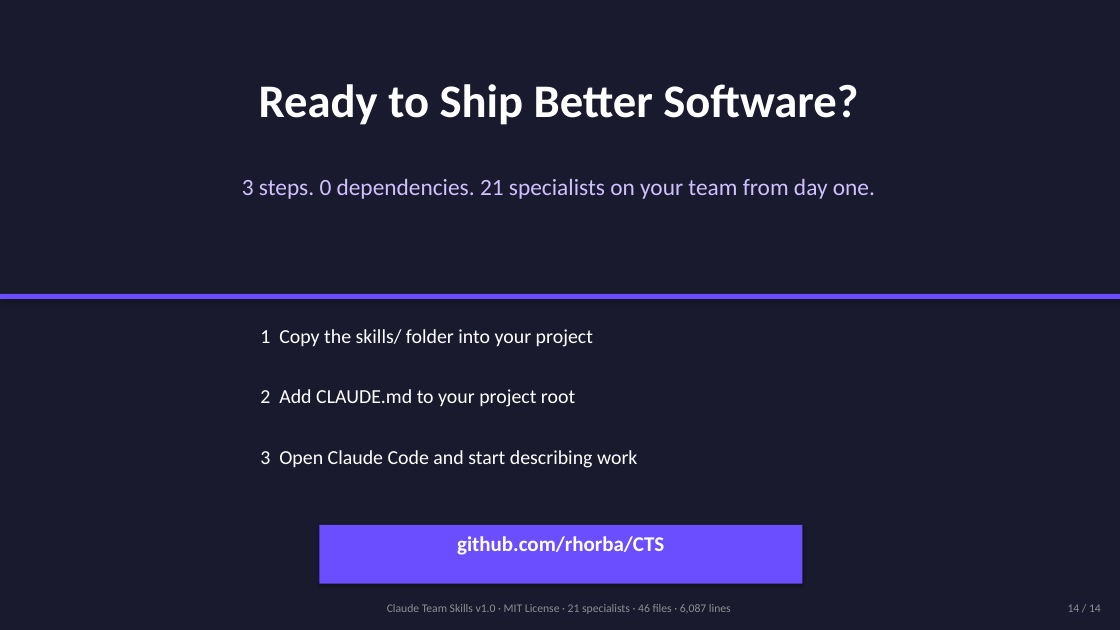
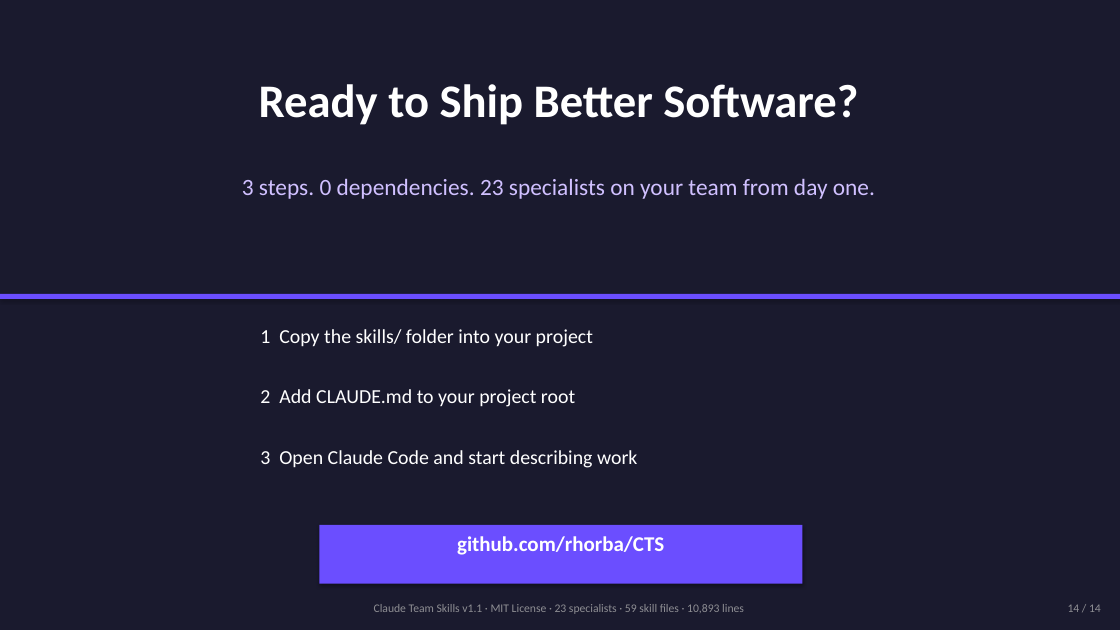
Before and after one commit to rhorba/CTS, a slide deck: slide 14 of claude-team-skills-pitch.pptx. Drawn at 1120x630 pixels with LibreOffice and Linux fonts; fonts in the diff are those of the drawing. Boxes give left, top, right and bottom in pixels: in the first picture for what was removed or moved away, otherwise in the second. Text is boxed around its words. In the diff, an @@ line names an element or a change of style, - is before the commit and + after.

```diff
--- a/claude-team-skills-pitch.pptx
+++ b/claude-team-skills-pitch.pptx
@@ text at box(242, 178, 875, 199): text changed @@
-3 steps. 0 dependencies. 21 specialists on your team from day one.
+3 steps. 0 dependencies. 23 specialists on your team from day one.
@@ text at box(374, 604, 744, 614): text changed @@
-Claude Team Skills v1.0 · MIT License · 21 specialists · 46 files · 6,087 lines
+Claude Team Skills v1.1 · MIT License · 23 specialists · 59 skill files · 10,893 lines
```
Also in this commit, not shown: 6 other slides changed, 27 other files.
